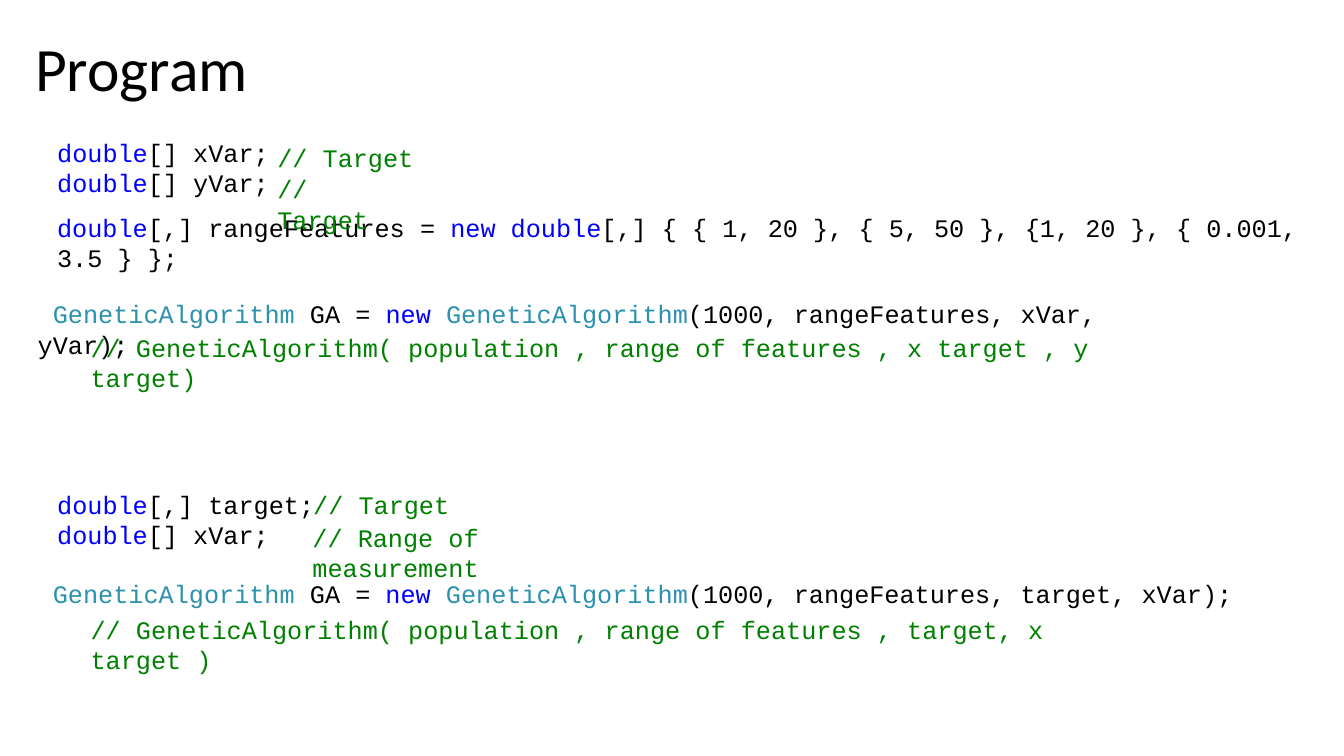
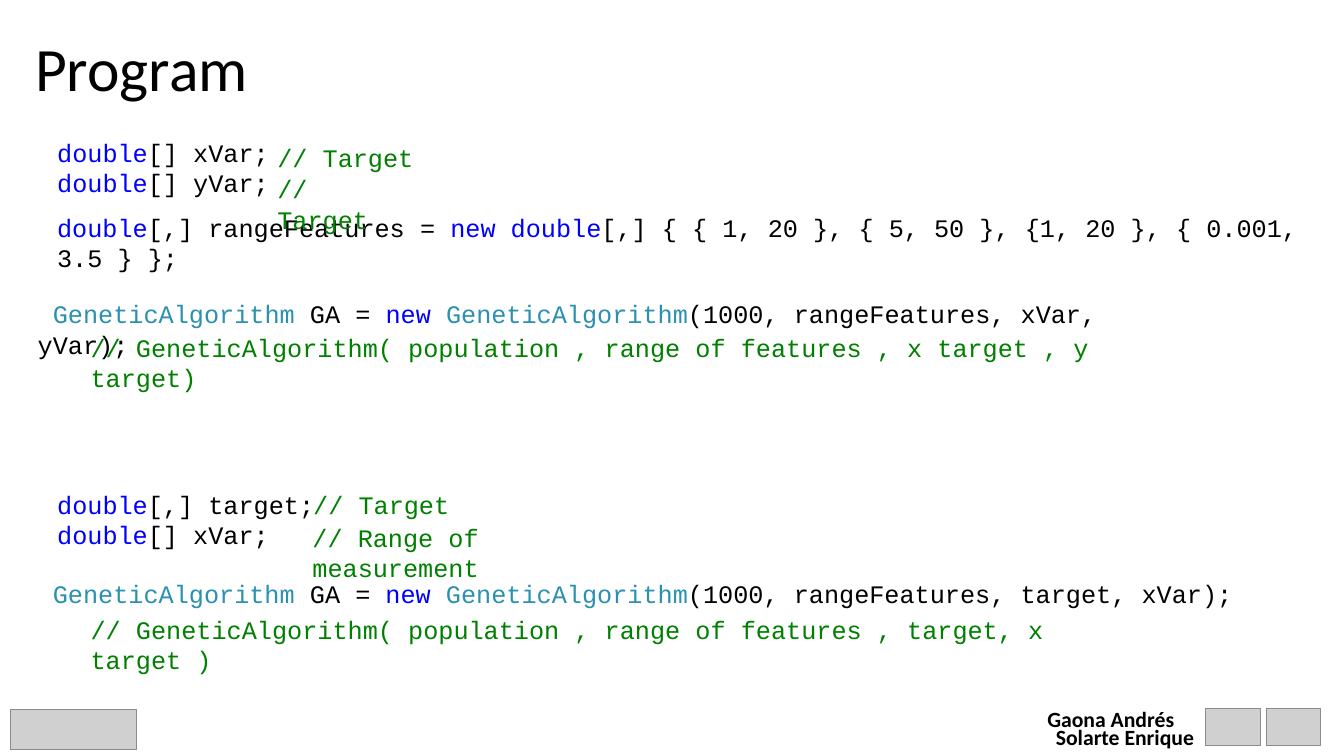
Before and after one commit to EnriqueSolarte/GA_appication, a slide deck: slide 4 of GA_application/GA_application/PresentationGA.pptx (slide 3 before the commit). Drawn at 1344x756 pixels with LibreOffice and Linux fonts; fonts in the diff are those of the drawing; grey boxes stand for pictures. Boxes give left, top, right and bottom in pixels: in the first picture for what was removed or moved away, otherwise in the second. Text is boxed around its words. In the diff, an @@ line names an element or a change of style, - is before the commit and + after.

```diff
--- a/GA_application/GA_application/PresentationGA.pptx
+++ b/GA_application/GA_application/PresentationGA.pptx
@@ group added at bbox=[11, 709, 1321, 750]: 3 pictures, 1 text @@
+Gaona Andrés
+Solarte Enrique
```
Also in this commit, not shown: 3 other slides changed, 3 slides added, 1 other file.
